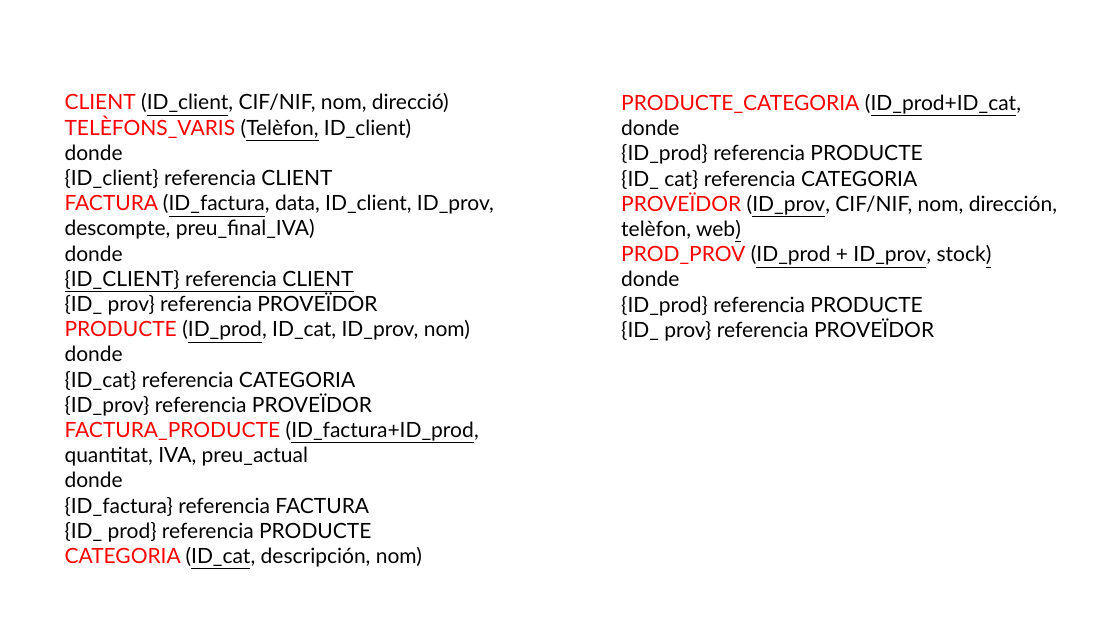
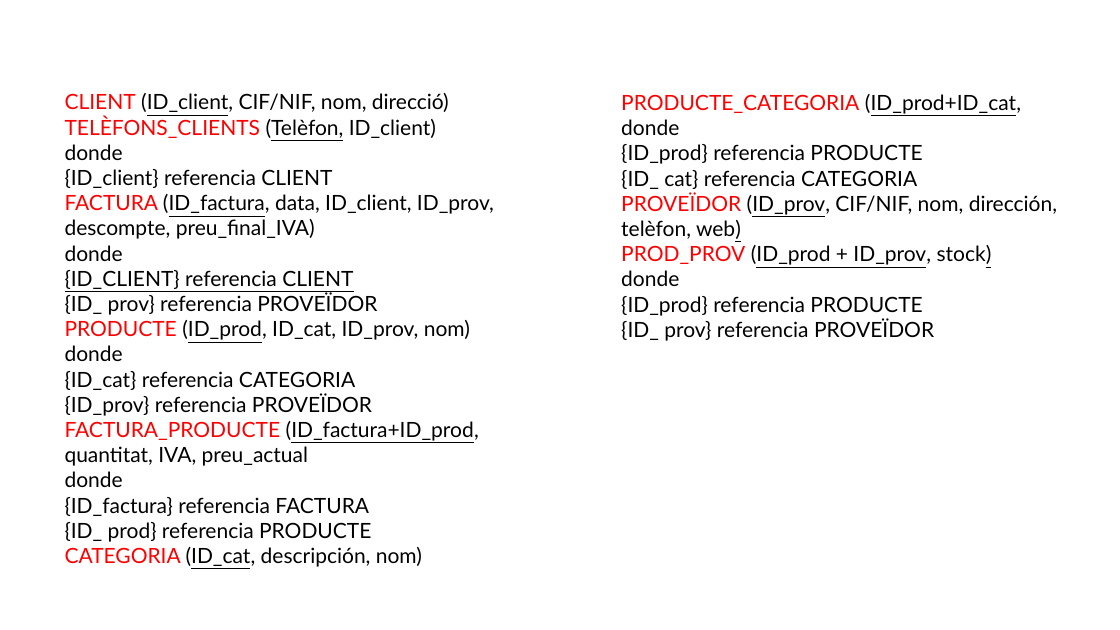
Before and after one commit to JPCC0033/BBDD, a slide deck: slide 3 of BBDD/vendes/Vendes.pptx. Drawn at 1120x630 pixels with LibreOffice and Linux fonts; fonts in the diff are those of the drawing. Boxes give left, top, right and bottom in pixels: in the first picture for what was removed or moved away, otherwise in the second. Text is boxed around its words. In the diff, an @@ line names an element or a change of style, - is before the commit and + after.

```diff
--- a/BBDD/vendes/Vendes.pptx
+++ b/BBDD/vendes/Vendes.pptx
@@ text at <box>65,93,449,160</box>: text changed @@
-CLIENT (ID_client, CIF/NIF, nom, direcció)
-TELÈFONS_VARIS (Telèfon, ID_client)
-donde
+CLIENT (ID_client, CIF/NIF, nom, direcció)
+TELÈFONS_CLIENTS (Telèfon, ID_client)
+donde
```
Also in this commit, not shown: 2 other slides changed, 4 slides added.
